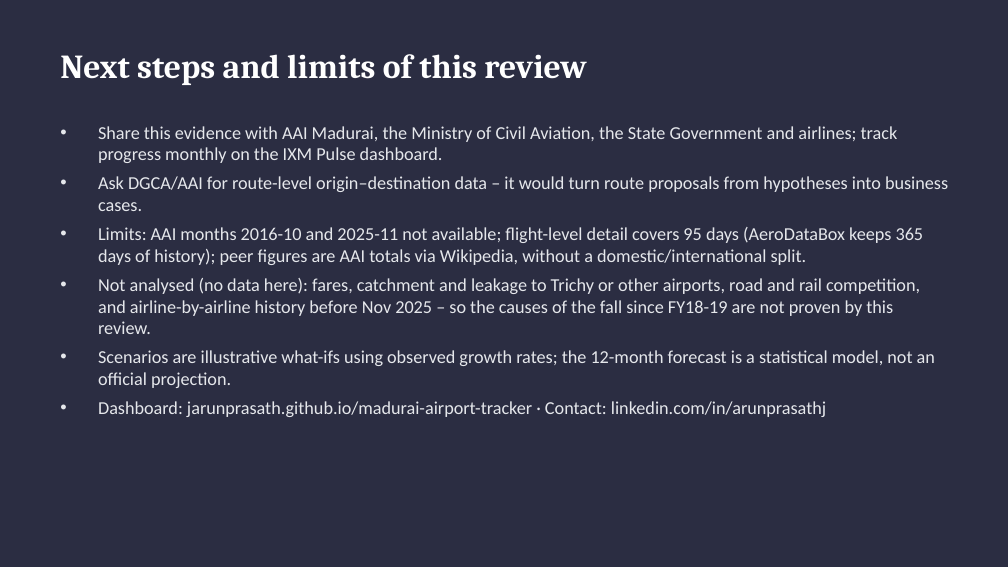
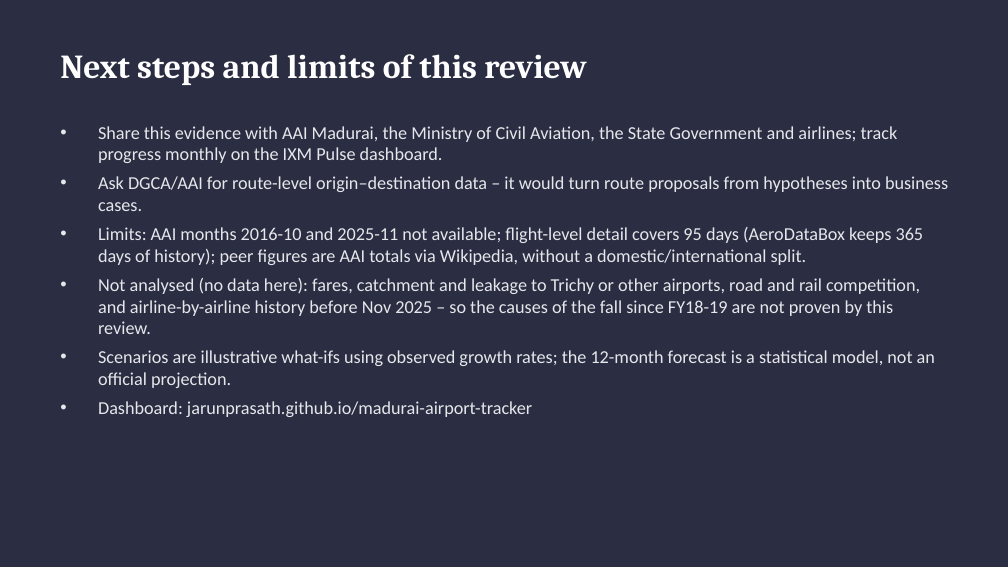
Before and after one commit to jarunprasath/madurai-airport-tracker, a slide deck: slide 22 of reports/IXM_10_year_review.pptx. Drawn at 1008x567 pixels with LibreOffice and Linux fonts; fonts in the diff are those of the drawing. Boxes give left, top, right and bottom in pixels: in the first picture for what was removed or moved away, otherwise in the second. Text is boxed around its words. In the diff, an @@ line names an element or a change of style, - is before the commit and + after.

```diff
--- a/reports/IXM_10_year_review.pptx
+++ b/reports/IXM_10_year_review.pptx
@@ text at [98, 401, 532, 417]: text changed @@
-• Dashboard: jarunprasath.github.io/madurai-airport-tracker · Contact: linkedin.com/in/arunprasathj
+• Dashboard: jarunprasath.github.io/madurai-airport-tracker
```
Also in this commit, not shown: 21 other slides changed, 2 other files.
